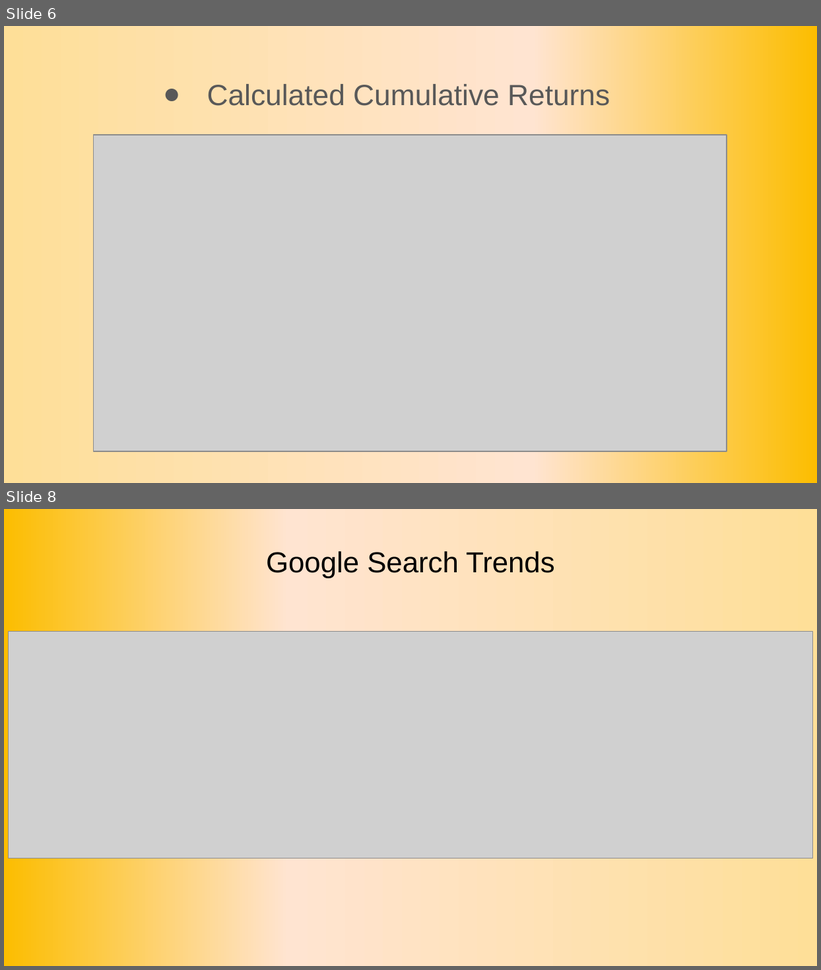
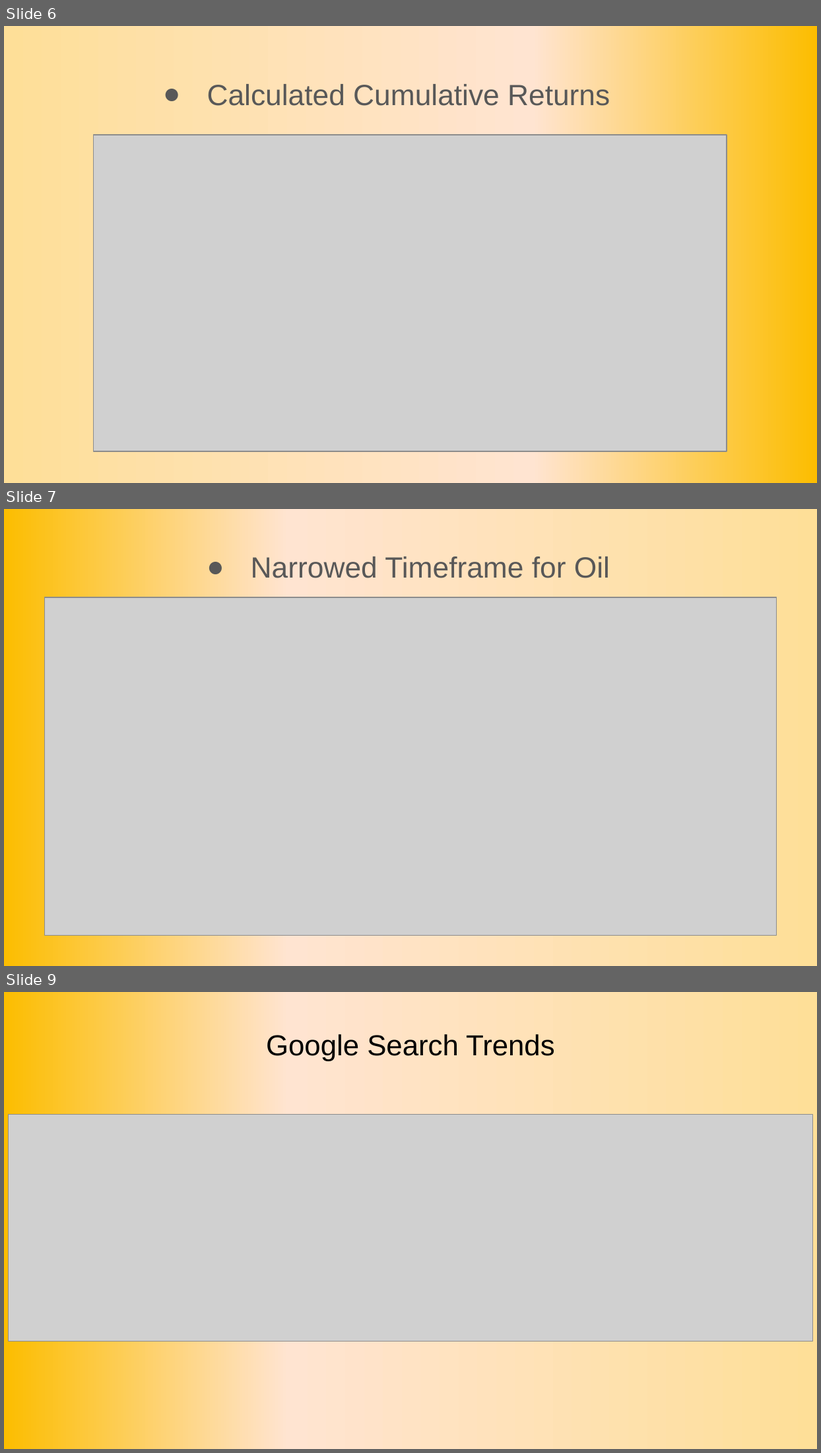
Before and after one commit to Olegreg762/group_project_1, a slide deck: BTC_Journey_Presentation.pptx. Shown one above the other, each under a label of ours: slides 6 and 8 before the commit, slides 6, 7 and 9 after it; the slides between them are not shown. The pictures are 821x970 and 821x1453 pixels, drawn with LibreOffice and Linux fonts; fonts in the diff are those of the drawing; grey boxes stand for pictures. Boxes give left, top, right and bottom in pixels: in the first picture for what was removed or moved away, otherwise in the second. Text is boxed around its words. In the diff, an @@ line names an element or a change of style, - is before the commit and + after.

```diff
--- a/BTC_Journey_Presentation.pptx
+++ b/BTC_Journey_Presentation.pptx
@@ slide 7 added at [4,509,817,966], background gradient #FCBD00 to #FFE4D1 to #FEDF98 @@
@@ text added at [251,557,610,578], 25.9 pt, text #585858 @@
+● Narrowed Timeframe for Oil
@@ picture added at [45,597,776,936] @@
@@ what was slide 8 is now slide 9 @@
```
Also in this commit, not shown: 2 slides changed, 7 other slides added, 1 slide removed, 4 other files.
